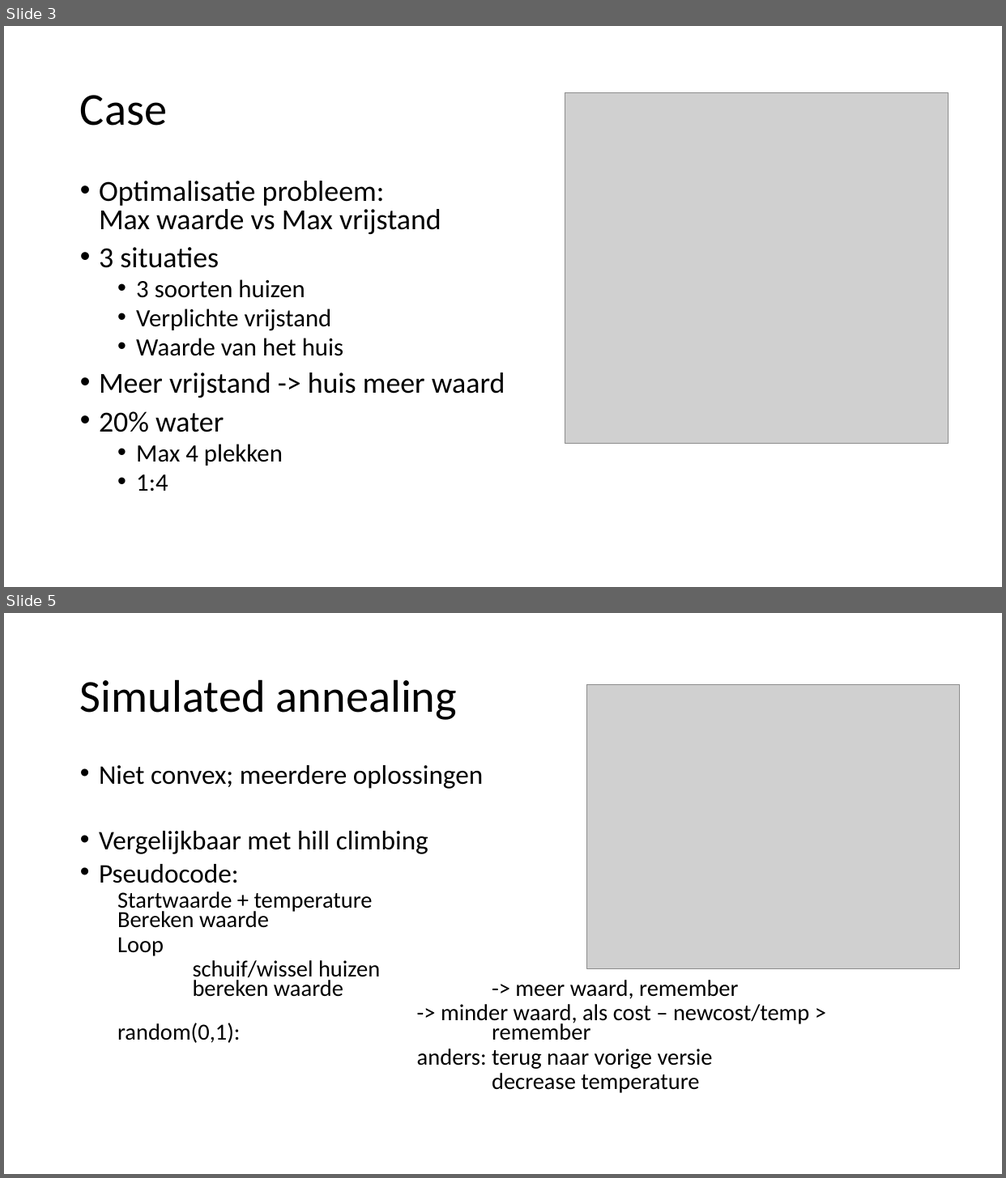
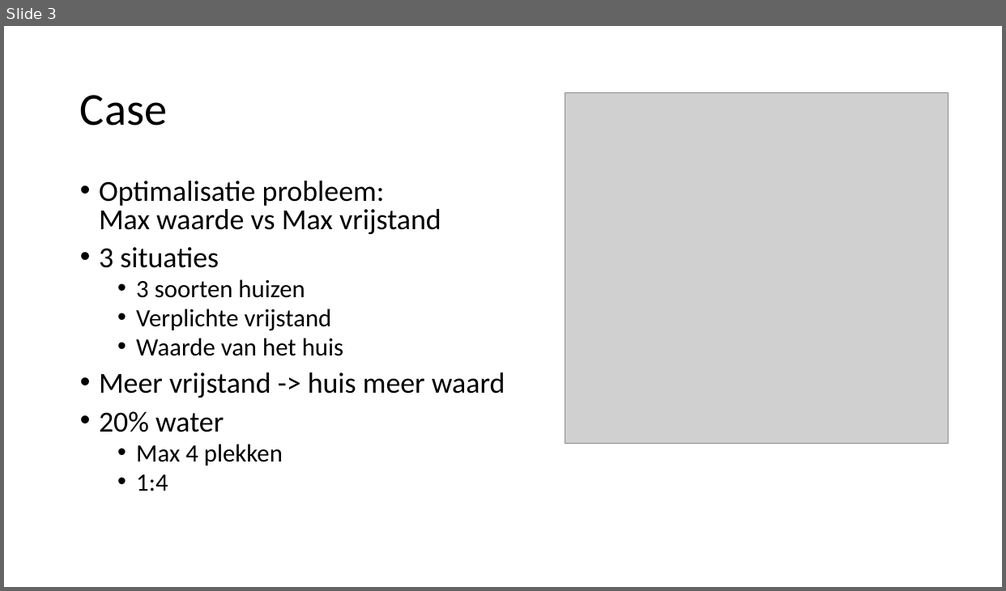
Before and after one commit to TammeThijs/Heuristics, a slide deck: Presentation1.pptx. Shown one above the other, each under a label of ours: slides 3 and 5 before the commit, slide 3 after it; the slides between them are not shown. The pictures are 1006x1178 and 1006x591 pixels, drawn with LibreOffice and Linux fonts; fonts in the diff are those of the drawing; grey boxes stand for pictures. Boxes give left, top, right and bottom in pixels: in the first picture for what was removed or moved away, otherwise in the second. Text is boxed around its words. In the diff, an @@ line names an element or a change of style, - is before the commit and + after.

Commit message:
powerpoint

```diff
--- a/Presentation1.pptx
+++ b/Presentation1.pptx
@@ slide 5 removed at bbox=[4, 613, 1002, 1174], background #FFFFFF @@
@@ title removed at bbox=[80, 679, 457, 720] @@
-Simulated annealing
@@ picture removed at bbox=[587, 684, 960, 969] @@
@@ text removed at bbox=[99, 765, 809, 1093] @@
-• Niet convex; meerdere oplossingen
-• Vergelijkbaar met hill climbing
-• Pseudocode:
-  Startwaarde + temperature
-  Bereken waarde
-  Loop
-  schuif/wissel huizen
-  bereken waarde -> meer waard, remember
-  -> minder waard, als cost – newcost/temp > random(0,1): remember
-  anders: terug naar vorige versie
-  decrease temperature
```
Also in this commit, not shown: 1 slide changed, 3 slides added, 1 other file.
